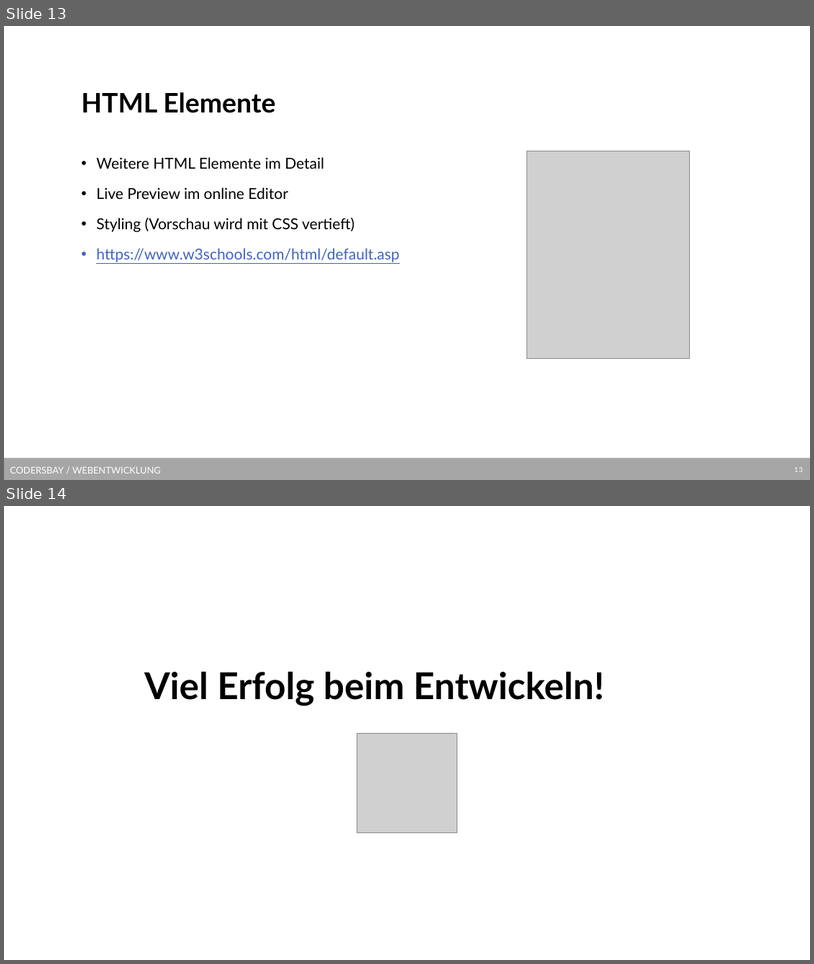
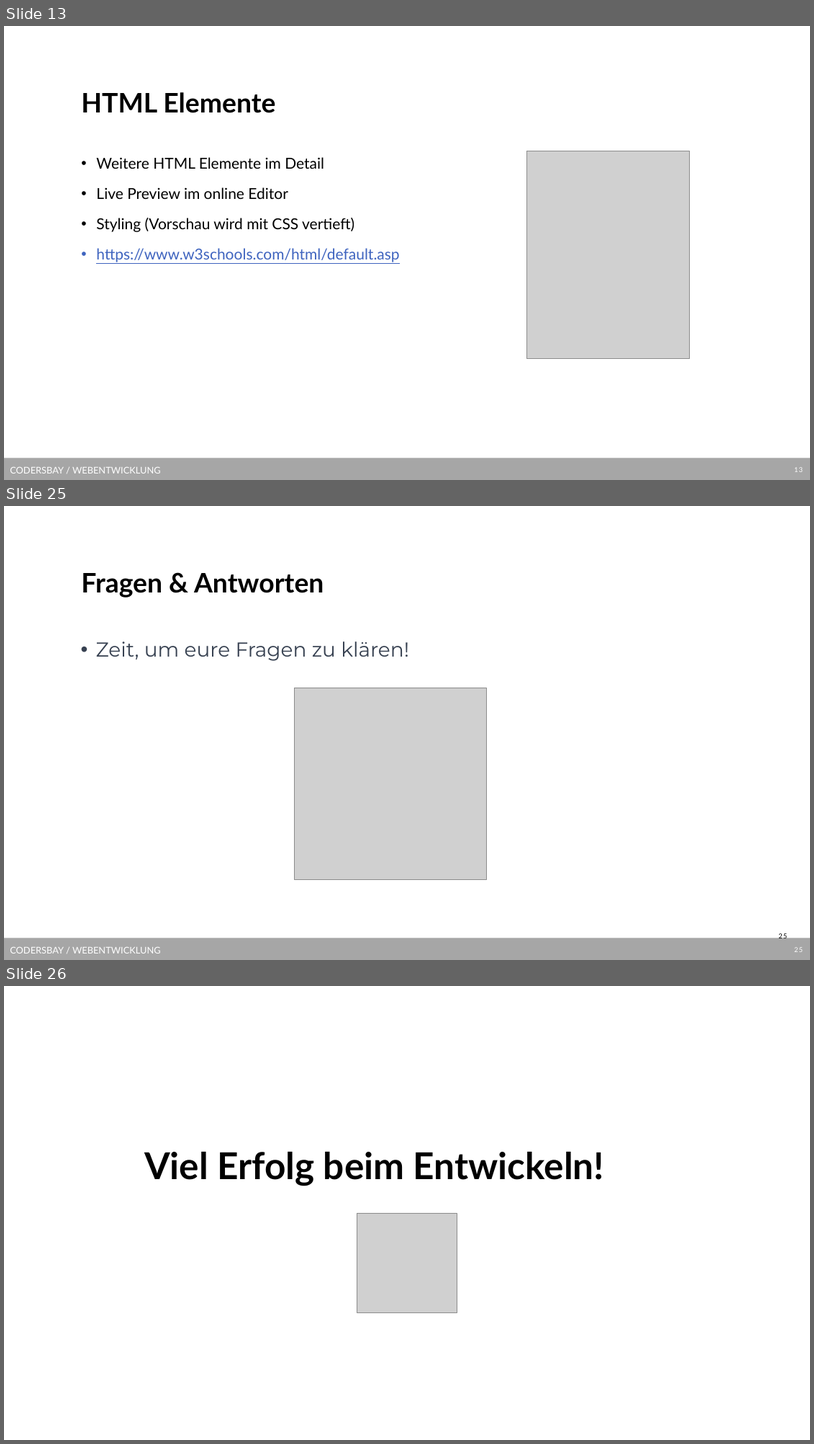
Before and after one commit to kodo89/Webentwicklung_23_24, a slide deck: 2. HTML/Slides/HTML Grundlagen.pptx. Shown one above the other, each under a label of ours: slides 13 and 14 before the commit, slides 13, 25 and 26 after it; the slides between them are not shown. The pictures are 814x964 and 814x1444 pixels, drawn with LibreOffice and Linux fonts; fonts in the diff are those of the drawing; grey boxes stand for pictures; background and template pictures are left out. Boxes give left, top, right and bottom in pixels: in the first picture for what was removed or moved away, otherwise in the second. Text is boxed around its words. In the diff, an @@ line names an element or a change of style, - is before the commit and + after.

```diff
--- a/2. HTML/Slides/HTML Grundlagen.pptx
+++ b/2. HTML/Slides/HTML Grundlagen.pptx
@@ slide 25 added at box(4, 506, 810, 960), background #FFFFFF; not listed: 2 template elements that a slide beside it also shows @@
@@ title added at box(81, 573, 324, 597), 32 pt, text #000000, bold @@
+Fragen & Antworten
@@ text added at box(96, 641, 409, 661), 24 pt, text #374151 @@
+  • Zeit, um eure Fragen zu klären!
@@ picture added at box(295, 687, 487, 880) @@
@@ page number added at box(795, 947, 803, 952), 8 pt, text #000000 @@
+25
@@ what was slide 14 is now slide 26 @@
```
Also in this commit, not shown: 1 slide changed, 11 other slides added, 25 other files.
